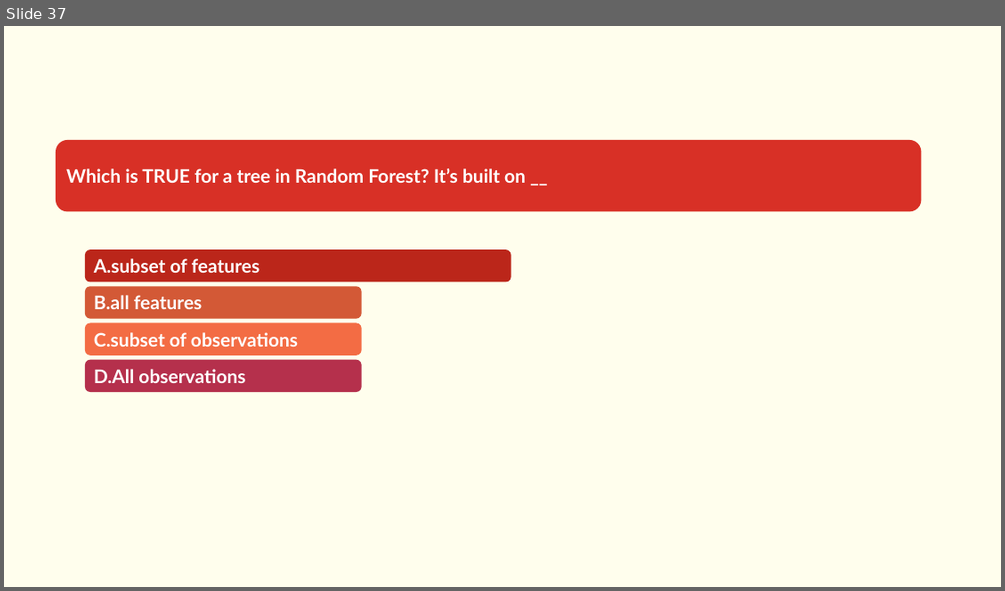
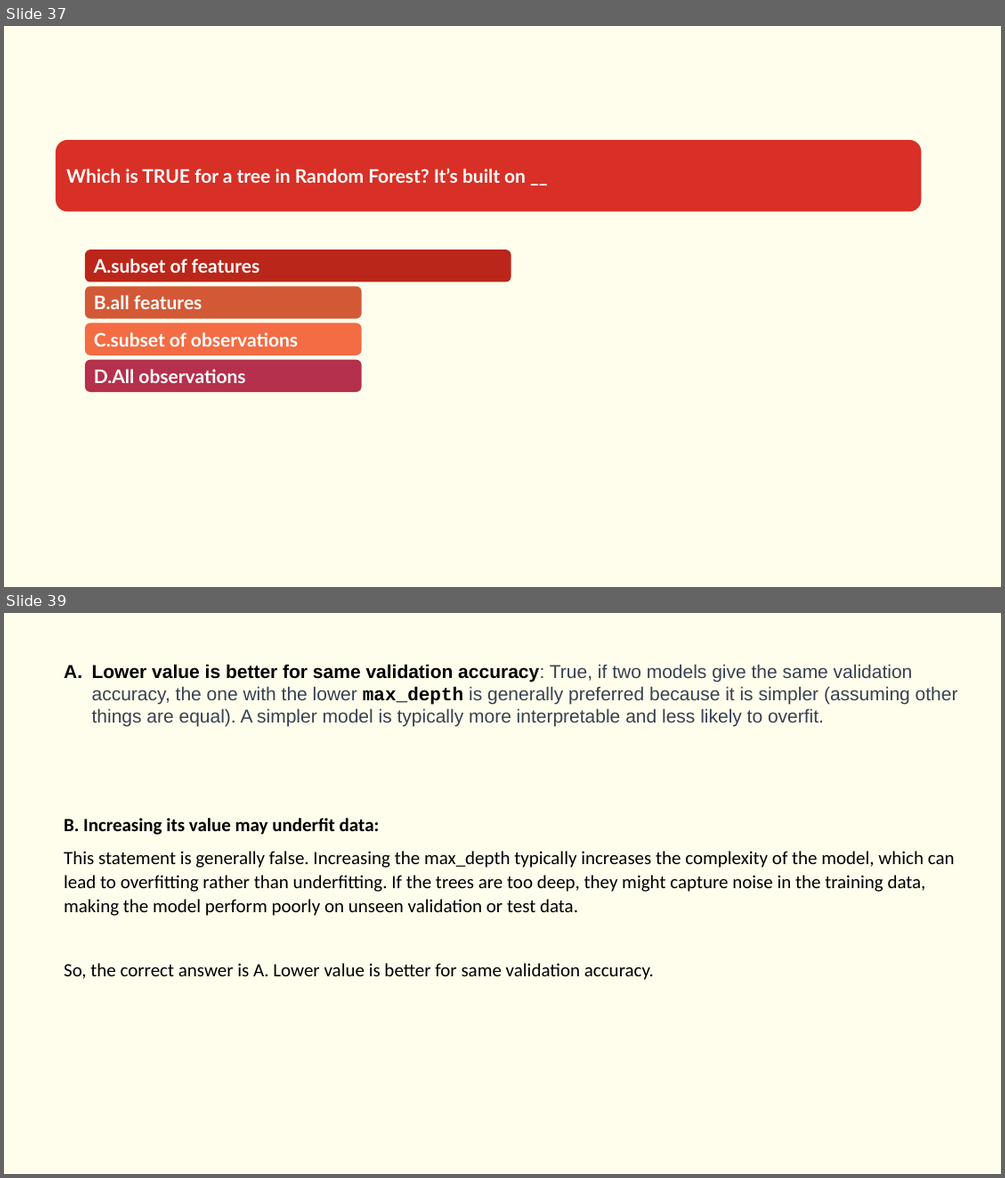
Before and after one commit to Saira55/Machine-Learning-Multiple-Choice-Questions, a slide deck: Machine Learning Quiz Question.pptx. Shown one above the other, each under a label of ours: slide 37 before the commit, slides 37 and 39 after it; the slides between them are not shown. The pictures are 1005x591 and 1005x1178 pixels, drawn with LibreOffice and Linux fonts; fonts in the diff are those of the drawing. Boxes give left, top, right and bottom in pixels: in the first picture for what was removed or moved away, otherwise in the second. Text is boxed around its words. In the diff, an @@ line names an element or a change of style, - is before the commit and + after.

```diff
--- a/Machine Learning Quiz Question.pptx
+++ b/Machine Learning Quiz Question.pptx
@@ slide 39 added at box(4, 613, 1001, 1174), background #FFFEED @@
@@ text added at box(64, 664, 958, 980), 18 pt, text #000000 @@
+A. Lower value is better for same validation accuracy: True, if two models give the same validation accuracy, the one with the lower max_depth is generally preferred because it is simpler (assuming other things are equal). A simpler model is typically more interpretable and less likely to overfit.
+B. Increasing its value may underfit data:
+This statement is generally false. Increasing the max_depth typically increases the complexity of the model, which can lead to overfitting rather than underfitting. If the trees are too deep, they might capture noise in the training data, making the model perform poorly on unseen validation or test data.
+So, the correct answer is A. Lower value is better for same validation accuracy.
```
Also in this commit, not shown: 1 other slide added, 1 slide removed.
